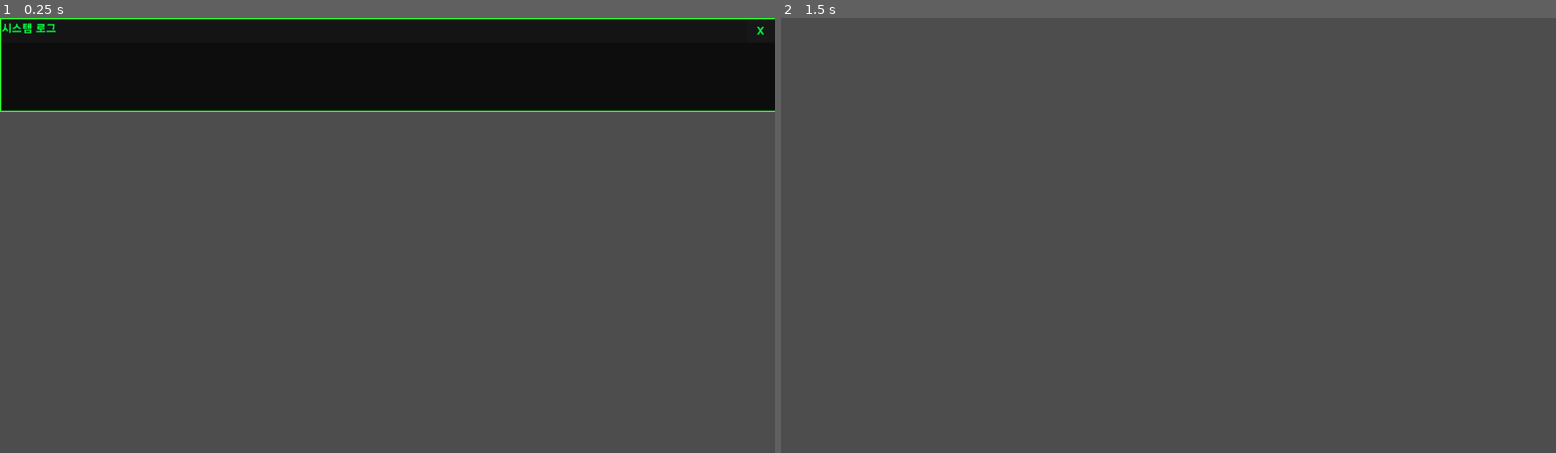
Above: before the commit, frames 1-2 (left to right).
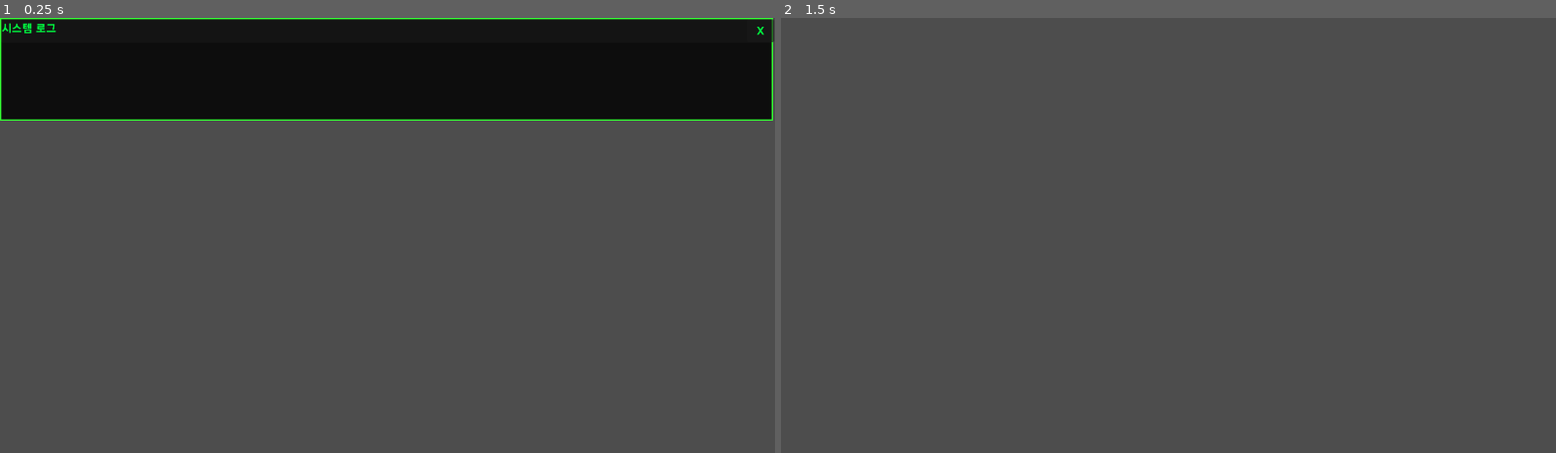
Above: after the commit, the same moments.

Repository: rorena15/llm_game
Game: Godot game, scene res://windowBase.tscn
The game is run twice, just before and just after one commit, with the same random seed, the same clock (stepped at 60 frames per second) and the same inputs. This scene is started directly instead of the project's main scene.
Inputs (mouse positions are in pixels of both pictures, inside the frame that each line leads up to):
- Up to frame 1 (0.25 s): no input
- Up to frame 2 (1.5 s): tap Enter at 0.5, 0.6 s; move the mouse to (1339, 213) at 0.52 s; click (1339, 213) at 0.67 s; click "X" at 1.25 s

The runs differ from the first frame. In frame 1, 2.5% of the frame differs, in the area x 0-100%, y 0-24%; in frame 2, nothing differs.

Commit message:
화면 비율 수정

Diff:
--- a/godot_project/socialengineeer/app_board.tscn
+++ b/godot_project/socialengineeer/app_board.tscn
@@ -4,6 +4,7 @@
 [ext_resource type="Script" path="res://app_board.gd" id="2_ve0w2"]
 
 [node name="App_Board" instance=ExtResource("1_ccxdn")]
+size_flags_horizontal = 3
 script = ExtResource("2_ve0w2")
 
 [node name="TitleLabel" parent="Layout/TitleBar" index="0"]
@@ -30,9 +31,9 @@
 anchor_top = 1.0
 anchor_bottom = 1.0
 offset_left = 18.0
-offset_top = -76.0
+offset_top = -89.0
 offset_right = 170.0
-offset_bottom = 2.0
+offset_bottom = -11.0
 grow_vertical = 0
 mouse_filter = 1
 position_offset = Vector2(18, 21)
--- a/godot_project/socialengineeer/app_server.tscn
+++ b/godot_project/socialengineeer/app_server.tscn
@@ -4,8 +4,11 @@
 [ext_resource type="Script" path="res://app_server.gd" id="2_kf3ox"]
 
 [node name="App_Server" instance=ExtResource("1_lmety")]
-offset_right = 1151.0
+offset_top = 8.0
+offset_right = 1.0
 offset_bottom = 139.0
+size_flags_horizontal = 3
+size_flags_vertical = 3
 script = ExtResource("2_kf3ox")
 
 [node name="HTTPRequest" type="HTTPRequest" parent="." index="0"]
--- a/godot_project/socialengineeer/desktop.tscn
+++ b/godot_project/socialengineeer/desktop.tscn
@@ -23,20 +23,29 @@
 
 [node name="App_Board" parent="." instance=ExtResource("1_vpvrq")]
 layout_mode = 0
+anchors_preset = 0
+anchor_right = 0.0
 offset_left = -1.0
 offset_top = 217.0
 offset_right = 1151.0
 offset_bottom = 394.0
+grow_horizontal = 1
 
 [node name="App_Messenger" parent="." instance=ExtResource("2_emugc")]
 layout_mode = 0
+anchors_preset = 0
+anchor_right = 0.0
 offset_left = 1.0
 offset_top = 7.0
 offset_right = 1151.0
 offset_bottom = 221.0
+grow_horizontal = 1
 
 [node name="App_Server" parent="." instance=ExtResource("3_58k10")]
 layout_mode = 0
+anchors_preset = 0
+anchor_right = 0.0
 offset_top = 76.0
 offset_right = 1150.0
 offset_bottom = 216.0
+grow_horizontal = 1
--- a/godot_project/socialengineeer/main.tscn
+++ b/godot_project/socialengineeer/main.tscn
@@ -10,6 +10,8 @@
 grow_horizontal = 2
 grow_vertical = 2
 scale = Vector2(1.00159, 1)
+size_flags_horizontal = 3
+size_flags_vertical = 3
 script = ExtResource("1_eyw5i")
 
 [node name="ServerRequest" type="HTTPRequest" parent="."]
--- a/godot_project/socialengineeer/windowBase.tscn
+++ b/godot_project/socialengineeer/windowBase.tscn
@@ -4,8 +4,11 @@
 [ext_resource type="Theme" uid="uid://dy3h3cpcwslrs" path="res://Hacker_Theme.tres" id="2_sc5ha"]
 
 [node name="WindowBase" type="PanelContainer"]
-offset_right = 1154.0
-offset_bottom = 140.0
+anchors_preset = 10
+anchor_right = 1.0
+offset_right = -3.0
+offset_bottom = 153.0
+grow_horizontal = 2
 script = ExtResource("1_cnube")
 
 [node name="Layout" type="VBoxContainer" parent="."]
Not shown, changed: memory_db/chroma.sqlite3
